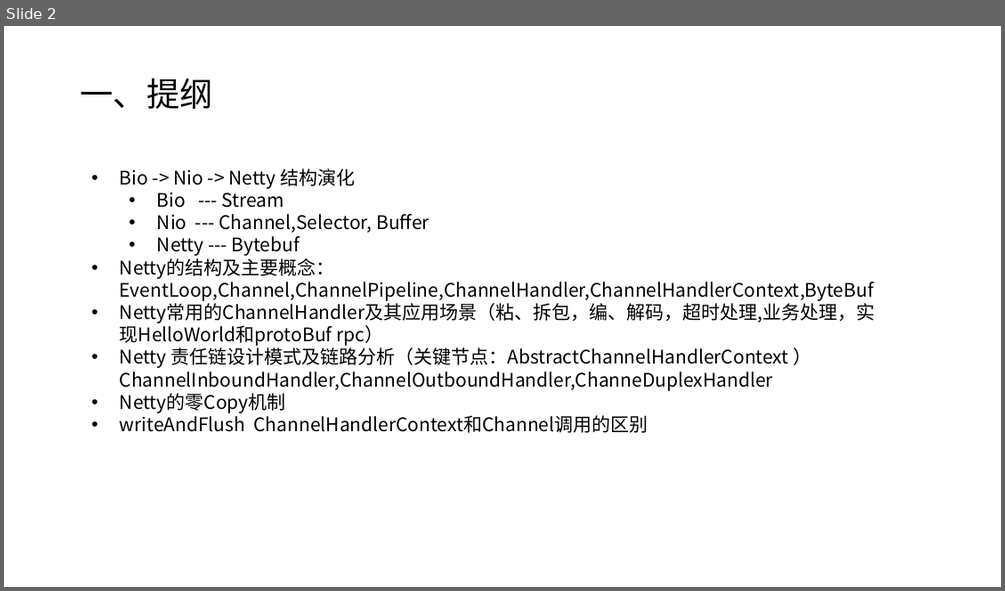
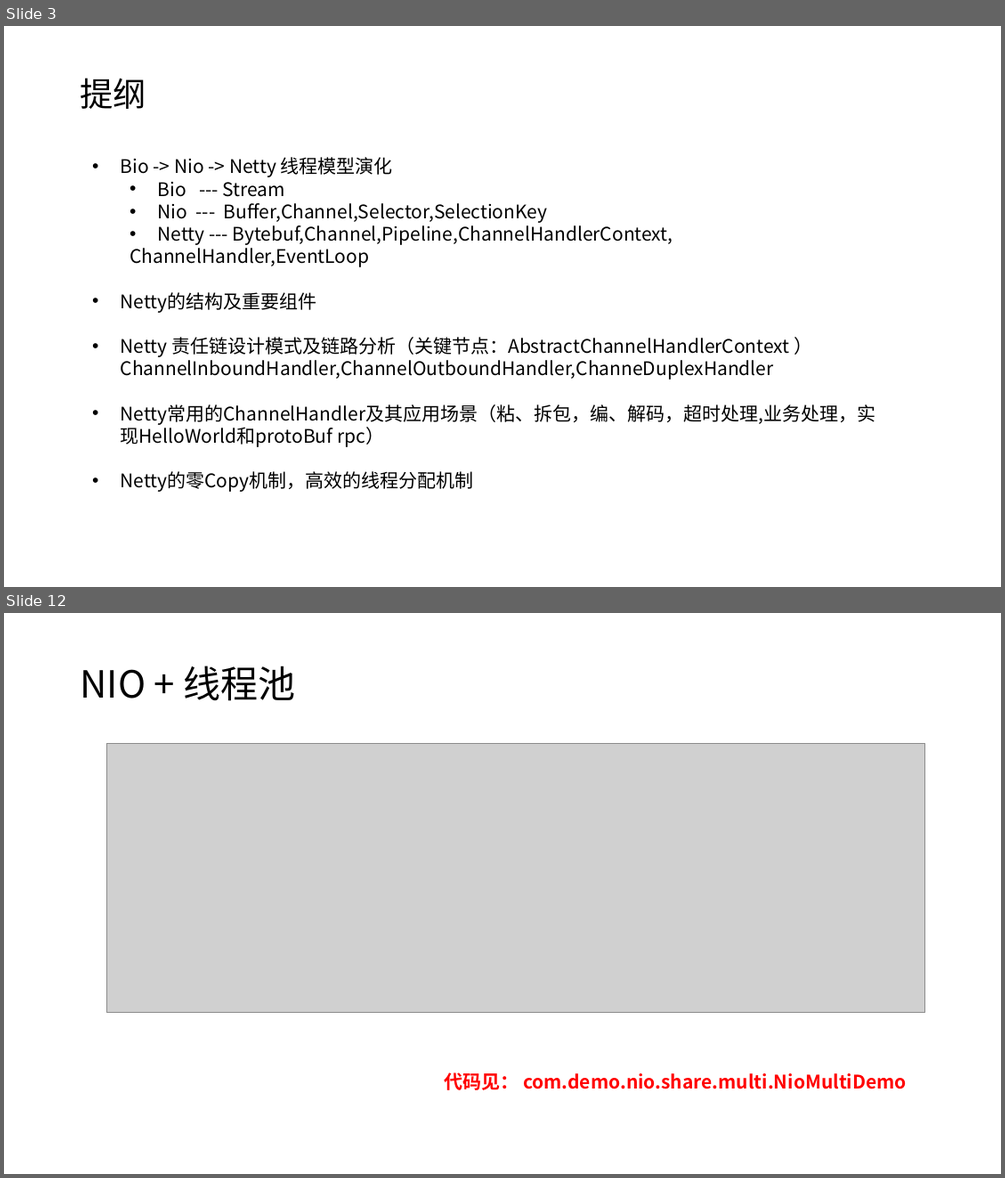
Before and after one commit to taomee517/netty-notes, a slide deck: Netty分享.pptx. Shown one above the other, each under a label of ours: slide 2 before the commit, slides 3 and 12 after it; the slides between them are not shown. The pictures are 1005x591 and 1005x1178 pixels, drawn with LibreOffice and Linux fonts; fonts in the diff are those of the drawing; grey boxes stand for pictures. Boxes give left, top, right and bottom in pixels: in the first picture for what was removed or moved away, otherwise in the second. Text is boxed around its words. In the diff, an @@ line names an element or a change of style, - is before the commit and + after.

```diff
--- a/Netty分享.pptx
+++ b/Netty分享.pptx
@@ slide 12 added at [4, 613, 1001, 1174], background #FFFFFF @@
@@ text added at [80, 666, 295, 701], 36 pt, text #000000 @@
+NIO + 线程池
@@ picture added at [106, 743, 924, 1013] @@
@@ text added at [444, 1072, 906, 1090], 18 pt, text #FF0000, bold @@
+代码见： com.demo.nio.share.multi.NioMultiDemo
@@ what was slide 2 is now slide 3 @@
@@ slide 3 changed as well @@
@@ title at [80, 78, 146, 109]: text changed @@
-一、提纲
+提纲
@@ text "Bio -> Nio -> Netty ...": place and size @@
-text "Bio -> Nio -> Netty ..." at [120, 168, 875, 433]
+text "Bio -> Nio -> Netty ..." at [121, 157, 876, 491]
@@ text at [121, 157, 393, 177]: text changed @@
-• Bio -> Nio -> Netty 结构演化
+• Bio -> Nio -> Netty 线程模型演化
@@ text at [121, 203, 789, 379]: text changed @@
-  • Nio --- Channel,Selector, Buffer
-  • Netty --- Bytebuf
-• Netty的结构及主要概念：EventLoop,Channel,ChannelPipeline,ChannelHandler,ChannelHandlerContext,ByteBuf
+  • Nio --- Buffer,Channel,Selector,SelectionKey
+  • Netty --- Bytebuf,Channel,Pipeline,ChannelHandlerContext,
+  ChannelHandler,EventLoop
+• Netty的结构及重要组件
+• Netty 责任链设计模式及链路分析（关键节点：AbstractChannelHandlerContext ）ChannelInboundHandler,ChannelOutboundHandler,ChanneDuplexHandler
@@ text at [121, 471, 474, 491]: text changed @@
-• Netty 责任链设计模式及链路分析（关键节点：AbstractChannelHandlerContext ）ChannelInboundHandler,ChannelOutboundHandler,ChanneDuplexHandler
-• Netty的零Copy机制
-• writeAndFlush ChannelHandlerContext和Channel调用的区别
+• Netty的零Copy机制，高效的线程分配机制
```
Also in this commit, not shown: 5 other slides changed, 34 other slides added, 6 slides removed.
